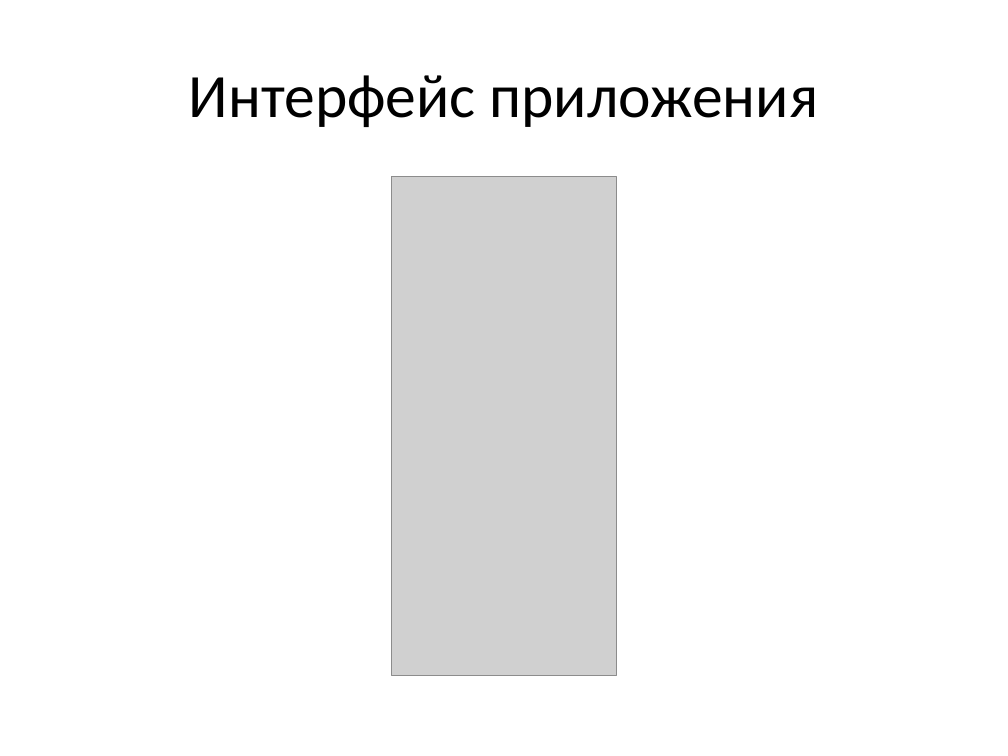
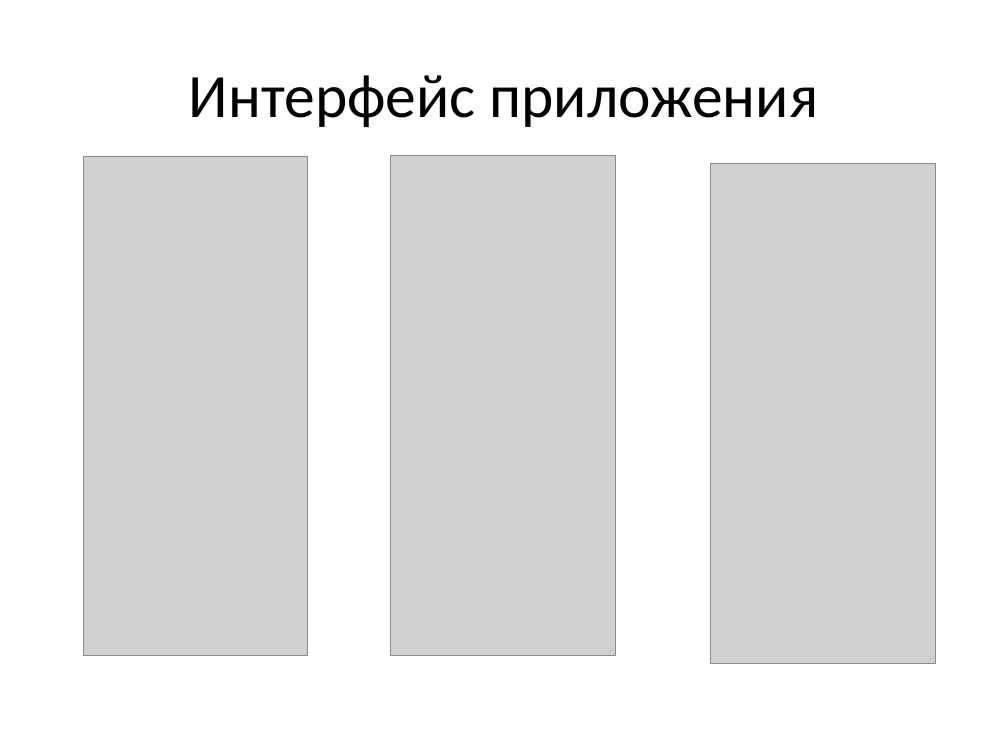
Before and after one commit to YudinArtem1008/LungCancerMobileApp, a slide deck: slide 5 of CT Determinant.pptx. Drawn at 1008x756 pixels with LibreOffice and Linux fonts; fonts in the diff are those of the drawing; grey boxes stand for pictures. Boxes give left, top, right and bottom in pixels: in the first picture for what was removed or moved away, otherwise in the second. Text is boxed around its words. In the diff, an @@ line names an element or a change of style, - is before the commit and + after.

```diff
--- a/CT Determinant.pptx
+++ b/CT Determinant.pptx
@@ picture: place and size @@
-picture at bbox=[392, 176, 617, 675]
+picture at bbox=[84, 157, 308, 656]
@@ picture added at bbox=[390, 156, 615, 656] @@
@@ picture added at bbox=[711, 163, 935, 663] @@
```
Also in this commit, not shown: 3 other files.
